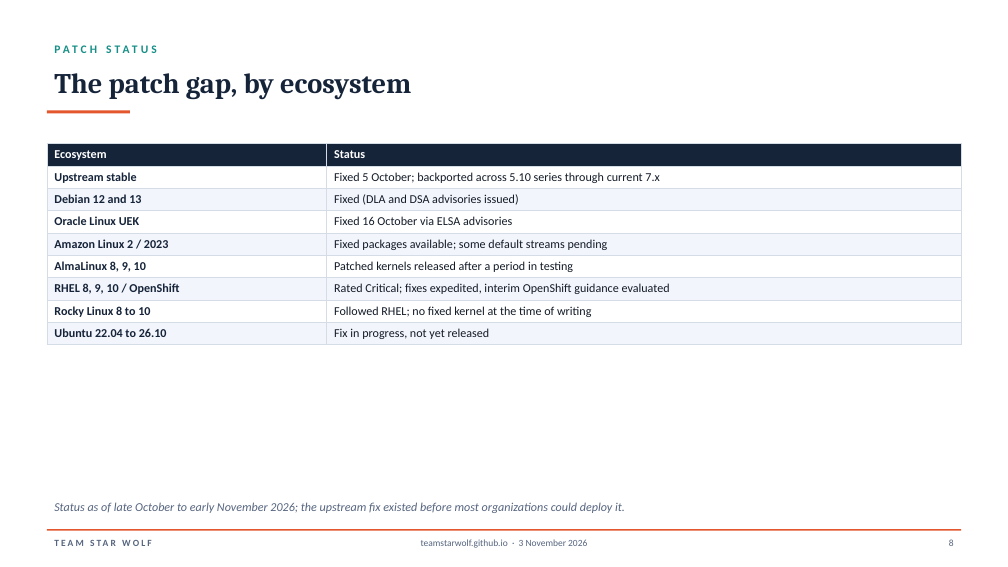
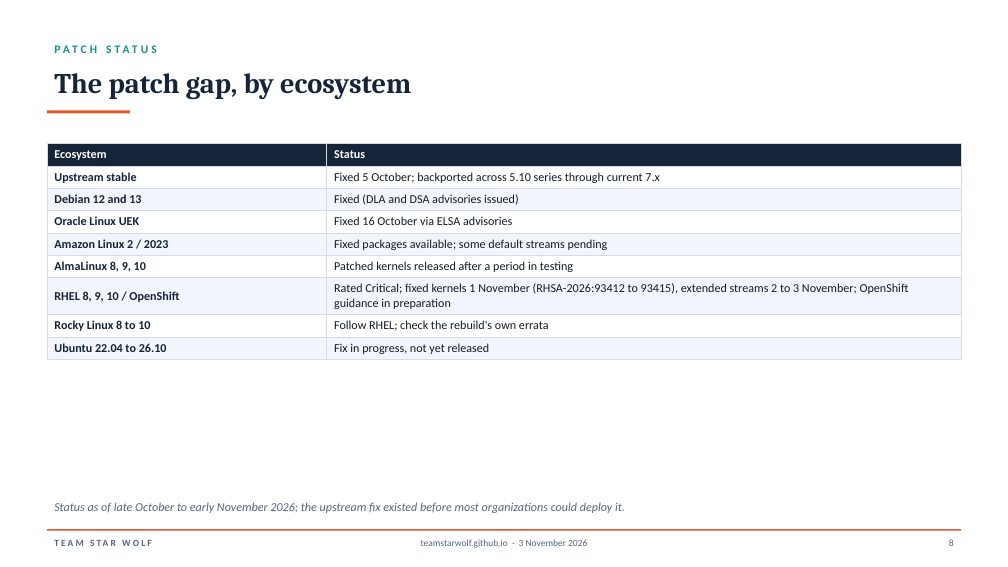
Before and after one commit to TeamStarWolf/TeamStarWolf, a slide deck: slide 9 of case-studies/slides/Linux_TCP_UAF_2026_Case_Study.pptx. Drawn at 1008x567 pixels with LibreOffice and Linux fonts; fonts in the diff are those of the drawing. Boxes give left, top, right and bottom in pixels: in the first picture for what was removed or moved away, otherwise in the second. Text is boxed around its words. In the diff, an @@ line names an element or a change of style, - is before the commit and + after.

```diff
--- a/case-studies/slides/Linux_TCP_UAF_2026_Case_Study.pptx
+++ b/case-studies/slides/Linux_TCP_UAF_2026_Case_Study.pptx
@@ table at (47,144,962,358) @@
-row 7, column 2: Rated Critical; fixes expedited, interim OpenShift guidance evaluated
+row 7, column 2: Rated Critical; fixed kernels 1 November (RHSA-2026:93412 to 93415), extended streams 2 to 3 November; OpenShift guidance in preparation
-row 8, column 2: Followed RHEL; no fixed kernel at the time of writing
+row 8, column 2: Follow RHEL; check the rebuild's own errata
```
Also in this commit, not shown: 3 other slides changed, 1 other file.
